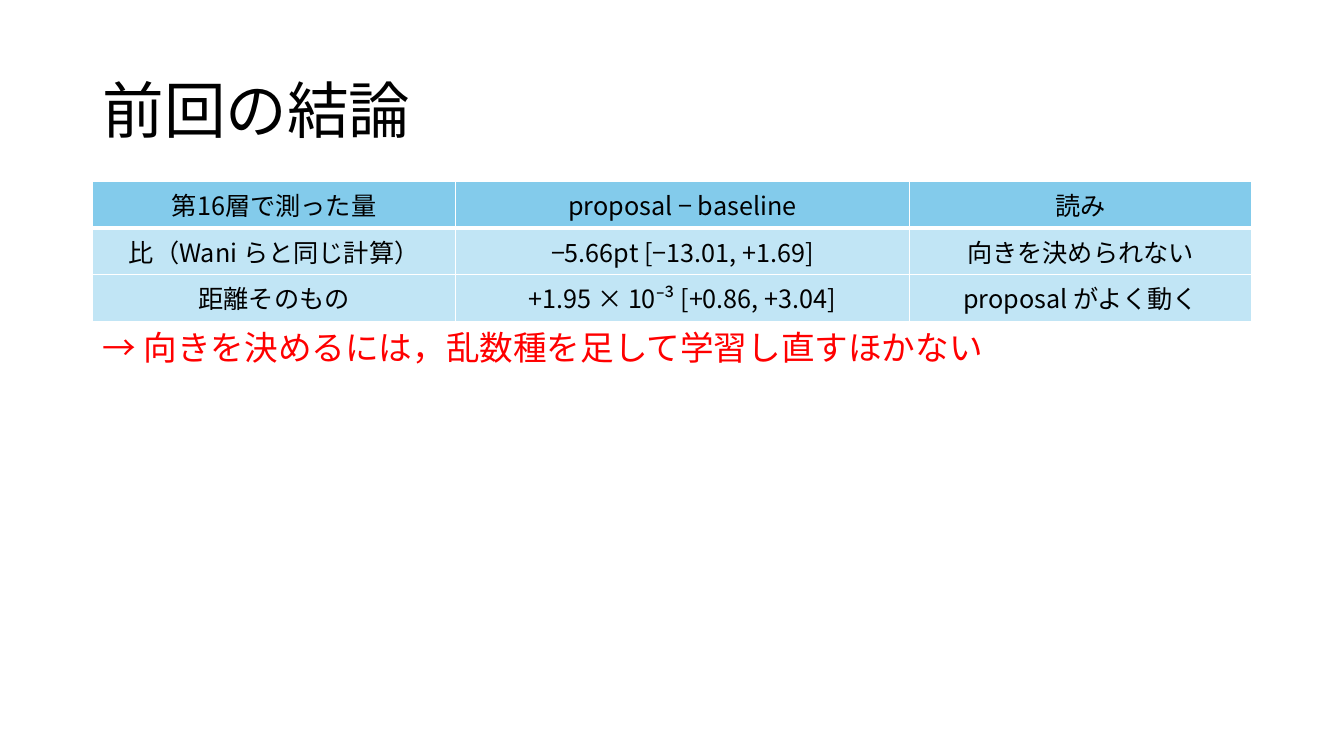
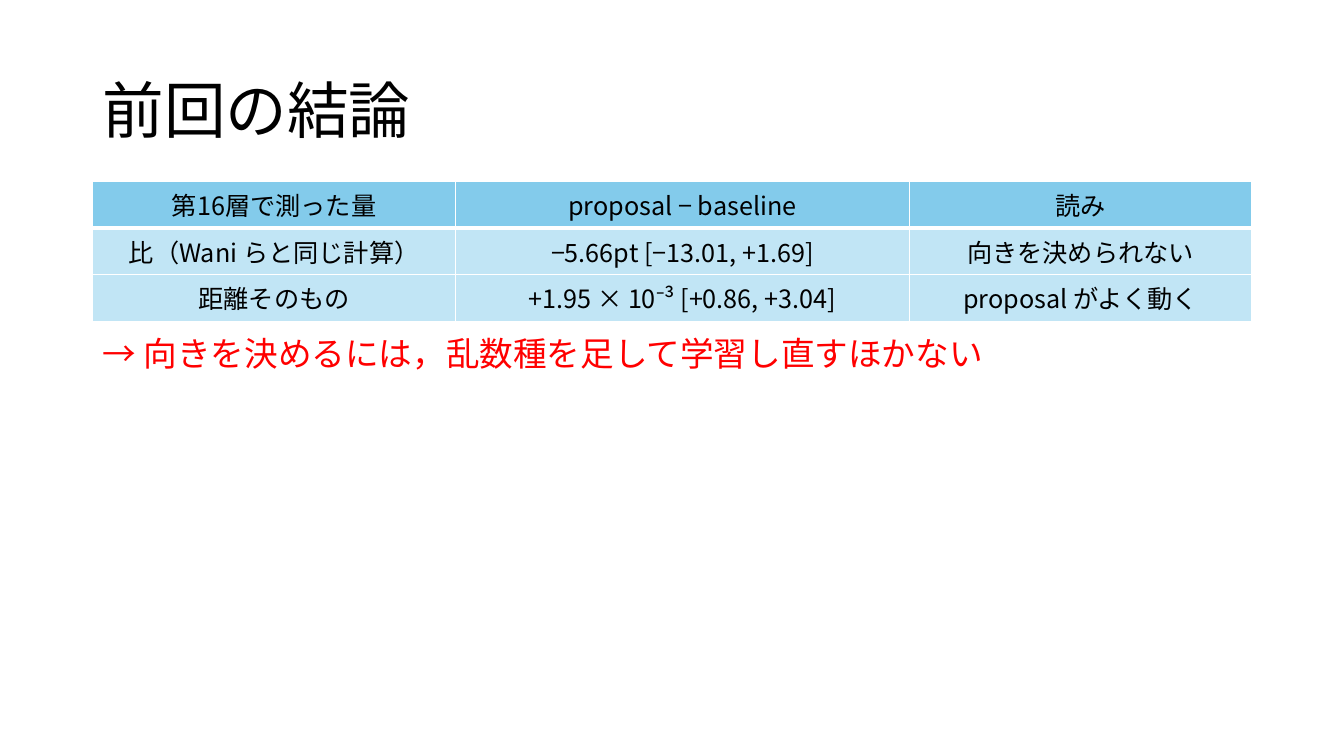
Before and after one commit to tomoking2004/cotar, a slide deck: slide 2 of presentations/20261106_進捗報告.pptx. Drawn at 1344x756 pixels with LibreOffice and Linux fonts; fonts in the diff are those of the drawing. Boxes give left, top, right and bottom in pixels: in the first picture for what was removed or moved away, otherwise in the second. Text is boxed around its words. In the diff, an @@ line names an element or a change of style, - is before the commit and + after.

```diff
--- a/presentations/20261106_進捗報告.pptx
+++ b/presentations/20261106_進捗報告.pptx
@@ text "→ 向きを決めるには，乱数種を足して学習し直すほかない": place and size @@
-text "→ 向きを決めるには，乱数種を足して学習し直すほかない" at (144, 331, 983, 364)
+text "→ 向きを決めるには，乱数種を足して学習し直すほかない" at (144, 337, 983, 370)
```
Also in this commit, not shown: 2 other slides changed, 1 slide removed, 1 other file.
